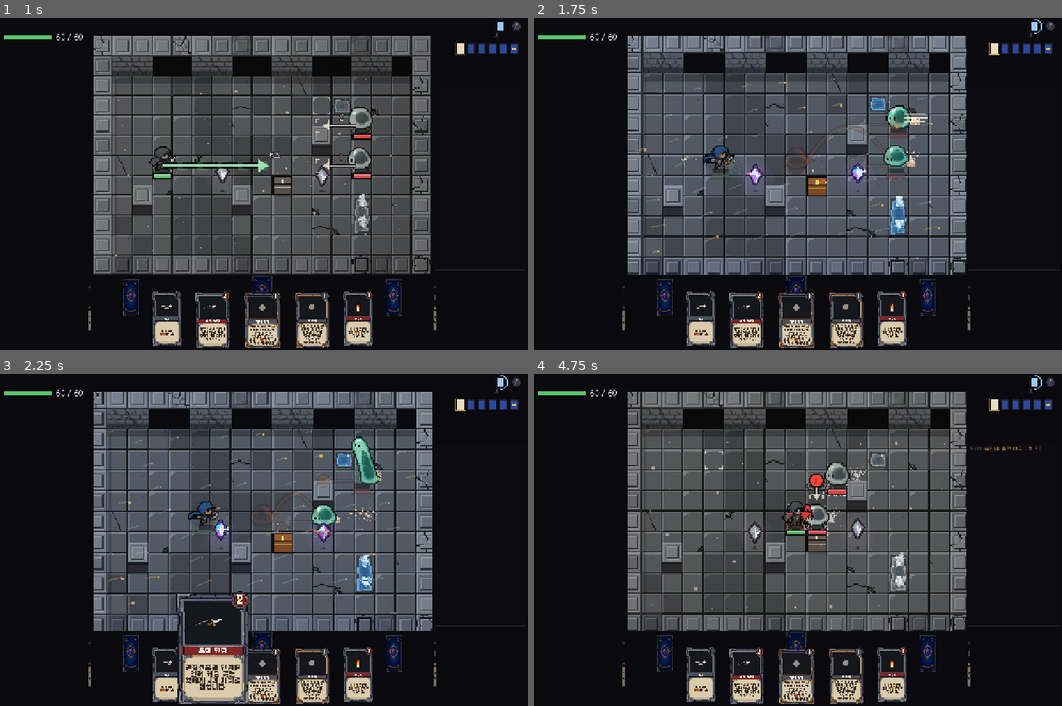
Above: before the commit, frames 1-4 (two rows, left to right).
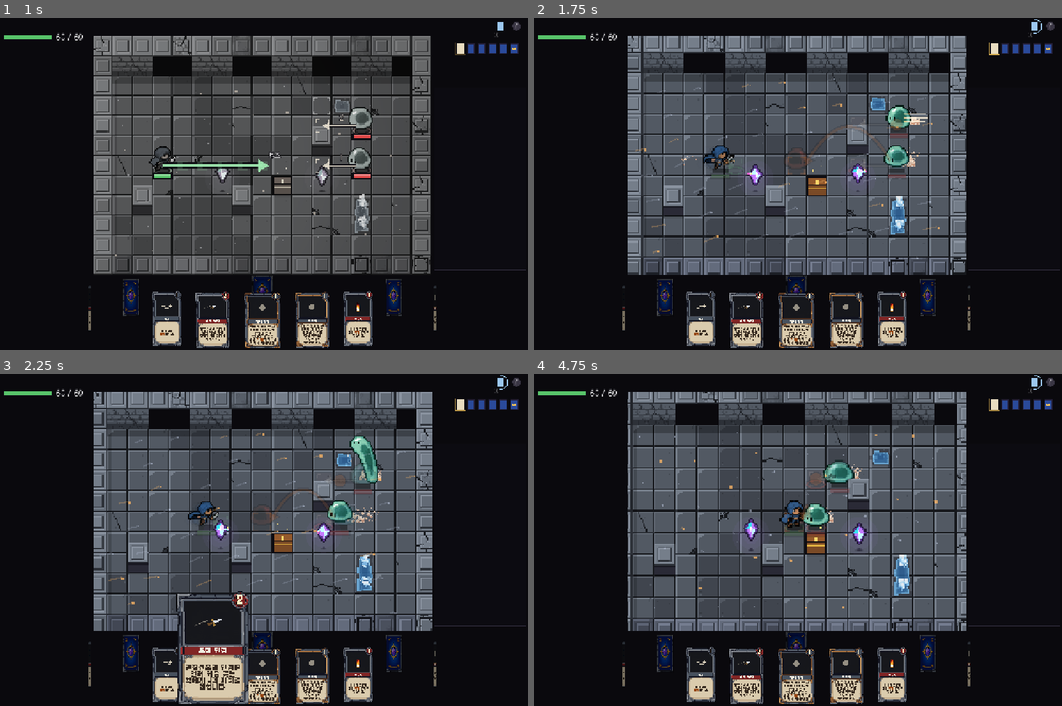
Above: after the commit, the same moments.

Repository: Luchenia/everycard
Game: Godot game, scene res://scenes/battle.tscn
Same seed, same stepped clock (60 frames per second), same inputs: the game is played once before the commit and once after it.
Inputs (mouse positions are in pixels of both pictures, inside the frame that each line leads up to):
- Up to frame 1 (1 s): tap Enter at 0.5 s; drag from (264, 157) to (316, 110) at 0.52 s
- Up to frame 2 (1.75 s): drag from (702, 316) to (771, 250) at 1.27 s
- Up to frame 3 (2.25 s): move the mouse to (211, 676) at 2.02 s; hold D from 2.03 s (still down); tap R at 2.1 s; click (211, 676) at 2.17 s
- Up to frame 4 (4.75 s): release D at 2.75 s; drag from (798, 676) to (634, 490) at 2.77 s; drag from (845, 676) to (824, 540) at 3.52 s; drag from (893, 672) to (718, 457) at 4.27 s

Frame 1 is identical in both runs. In frame 2, 0.1% of the frame differs, in the area x 53-96%, y 1-48%; in frame 3, 1.2%; in frame 4, 22%, in the area x 17-96%, y 1-88%.

Commit message:
World settles 0.3 s after each input; monsters' times vary by tenths
settle(): once a player input has played out the world runs settle_time more (the screen
eases it to a stop by halves). Monster steps and wind-ups take 0-0.3 s extra, from their
uid and the tick (no random stream, so previews change nothing).

Co-Authored-By: Claude Opus 5.5 <noreply@anthropic.com>
Claude-Session: https://claude.ai/code/session_01Lpp6z2a9FxR3iVL1P5DjBQ

Diff:
--- a/data/battle.json
+++ b/data/battle.json
@@ -1 +1 @@
-{"round_time": 10, "grid_w": 15, "grid_h": 9, "env_every": 2, "move_time": 1, "wheel_time": 1, "draws_per_round": 2}
+{"round_time": 10, "grid_w": 15, "grid_h": 9, "env_every": 2, "move_time": 1, "wheel_time": 1, "draws_per_round": 2, "settle_time": 0.3, "ai_jitter": 3}
--- a/src/sim/battle.gd
+++ b/src/sim/battle.gd
@@ -7,7 +7,7 @@
 
 const HAND_MODE := "relaxed"   # "relaxed" | "lifespan"
 const DEFAULTS := {"round_time": 10, "grid_w": 9, "grid_h": 7, "env_every": 2, "move_time": 1,
-	"wheel_time": 1, "draws_per_round": 2}
+	"wheel_time": 1, "draws_per_round": 2, "settle_time": 0.0, "ai_jitter": 0}
 
 var catalog: Catalog
 var cfg: Dictionary = {}
@@ -23,6 +23,8 @@
 	get: return float(tick) / TPS
 var slow_until := -1         # 불릿타임: the world runs slow until this tick
 var slow_rate := 1.0         # world seconds per player second while slowed (1/3: three times slower)
+var jit_seed := 0            # monsters' small timing differences come from this, their uid and the tick
+var _settled_at := 0         # tick of the last settle (see settle())
 var phase := "player"        # player | won | lost
 var stays_open := false      # a room you can walk around in: no foes left does not end it
 var telegraphs: Array = []   # {actor_uid, card_id, aim, cells, fire_at, track, foe_uid}
@@ -38,6 +40,7 @@
 	Grid.W = int(cfg["grid_w"])
 	Grid.H = int(cfg["grid_h"])
 	rng = SimRng.new(seed_value)
+	jit_seed = seed_value
 	grid = Grid.new(catalog)
 	ctx = Effects.BattleContext.new()
 	ctx.grid = grid
@@ -472,6 +475,32 @@
 			_world_tick()
 		_frame()
 
+## After the player's input has played out, the world keeps flowing a little while it slows to a
+## stop (the screen halves its speed again and again, so the time that passes adds up to a fixed
+## amount: settle_time seconds). Called once per input by the screen; nothing if no time passed.
+func settle() -> void:
+	if tick == _settled_at or phase != "player" or borrow_left > 0:
+		return
+	var n := _world_ticks(int(round(float(cfg["settle_time"]) * TPS)))
+	if n > 0:
+		for k in n:
+			if phase != "player":
+				break
+			tick += 1
+			ctx.now = tick
+			_world_tick()
+		_frame()
+		frames[-1]["settle"] = true
+	_settled_at = tick
+
+## A monster's action time with its own small variation (0 to ai_jitter tenths longer), so
+## monsters do not all move on the same whole seconds.
+func _ai_ticks(base: int, a: Actor) -> int:
+	var t := maxi(1, action_ticks(base, a))
+	var j := int(cfg["ai_jitter"])
+	# from who and when, not from a random stream: asking ahead (the screen's preview) changes nothing
+	return t + (posmod(hash([jit_seed, a.uid, tick, base]), j + 1) if j > 0 else 0)
+
 ## World ticks one player second takes now (TPS normally, a third of that in 불릿타임).
 func _step_ticks() -> int:
 	if slowed():
@@ -732,9 +761,10 @@
 		var out := ai_step_cell(a, aim, int(tgt.get("range", 1)), card)
 		if out != a.pos and not hazard(out, a):
 			a.facing = out - a.pos
-			a.glide = [a.pos, out, tick, tick + maxi(1, action_ticks(int(cfg["move_time"]), a))]
+			var mt := _ai_ticks(int(cfg["move_time"]), a)
+			a.glide = [a.pos, out, tick, tick + mt]
 			grid.move_unit(a, out)
-			a.next_at = tick + maxi(1, action_ticks(int(cfg["move_time"]), a))
+			a.next_at = tick + mt
 			return
 	if shape != "self" and shape != "all" and shape != "around" and not in_reach(card, a.pos, aim):
 		var plan := move_plan(a, foe, aim, card)
@@ -753,7 +783,7 @@
 		a.pattern_index += 1
 	if aim != a.pos:
 		a.facing = Targeting.dir_to(a.pos, aim)
-	var secs := maxi(1, action_ticks(int(card.get("time", 1)), a))   # ticks
+	var secs := _ai_ticks(int(card.get("time", 1)), a)   # ticks
 	if card.get("telegraph", false):
 		var cells := _attack_cells(card, a, aim, foe)
 		telegraphs.append({"actor_uid": a.uid, "card_id": choice["card_id"], "aim": aim, "cells": cells, "set_at": tick,
@@ -775,7 +805,7 @@
 	var reach := int(card.get("target", {}).get("range", 1))
 	var base := a.move_secs if a.move_secs > 0 else int(cfg["move_time"])
 	var secs := maxi(1, action_secs(base, a))
-	var tk := maxi(1, action_ticks(base, a))
+	var tk := _ai_ticks(base, a)
 	var to := a.pos
 	match a.move_style:
 		"kite":
--- a/src/view/battle_screen.gd
+++ b/src/view/battle_screen.gd
@@ -1379,6 +1379,8 @@
 	_after()
 
 func _after() -> void:
+	if flow.phase == "battle" and flow.battle != null:
+		flow.battle.settle()   # the world runs on a moment while it slows to a stop
 	fast_flow = false
 	board.drift = false
 	if not _replaying():
--- a/tests/sim/new_cards_test.gd
+++ b/tests/sim/new_cards_test.gd
@@ -25,6 +25,7 @@
 	test_wait_ends_borrow_early()
 	test_bullet_time_slows_the_world()
 	test_haste_field_shortens_actions()
+	test_settle_and_jitter()
 	test_crystal_roots_and_shatters()
 	test_oil_on_fire_flares()
 
@@ -141,6 +142,33 @@
 	b._on_meta({"op": "slow", "factor": 3, "secs": 4}, h)
 	assert_eq(b.cost_secs(1), 0.2, "and a third of that in bullet time")
 
+## The world runs on settle_time after each input while it slows to a stop (once, not per step),
+## and monsters' times differ by a few tenths.
+func test_settle_and_jitter() -> void:
+	c.config["settle_time"] = 0.3
+	c.config["ai_jitter"] = 3
+	var b := _battle("strike", "slow_hitter")
+	var t0 := b.tick
+	b.cmd_move(Vector2i.UP)
+	b.cmd_move(Vector2i.DOWN)
+	b.settle()
+	assert_eq(b.tick - t0, 23, "two steps, then 0.3 s of settling")
+	assert_true(b.frames[-1].get("settle", false), "the settling has its own frame")
+	b.settle()
+	assert_eq(b.tick - t0, 23, "no time passed: nothing more")
+	var wind := []
+	for k in 30:
+		var bb := _battle("strike", "slow_hitter")
+		bb.jit_seed = k
+		for i in 3:
+			if not bb.telegraphs.is_empty():
+				break
+			bb.cmd_wait(1)
+		wind.append(int(bb.telegraphs[0]["fire_at"]) - int(bb.telegraphs[0]["set_at"]))
+	assert_true(wind.min() >= 40 and wind.max() <= 43 and wind.max() > wind.min(), "4 s wind-ups vary by tenths %s" % [wind])
+	c.config.erase("settle_time")
+	c.config.erase("ai_jitter")
+
 func test_crystal_roots_and_shatters() -> void:
 	var lay := {"player_pos": [1, 3], "enemy_pos": [[3, 3]], "materials": []}
 	var b := _battle("crystallize", "idle", lay)
